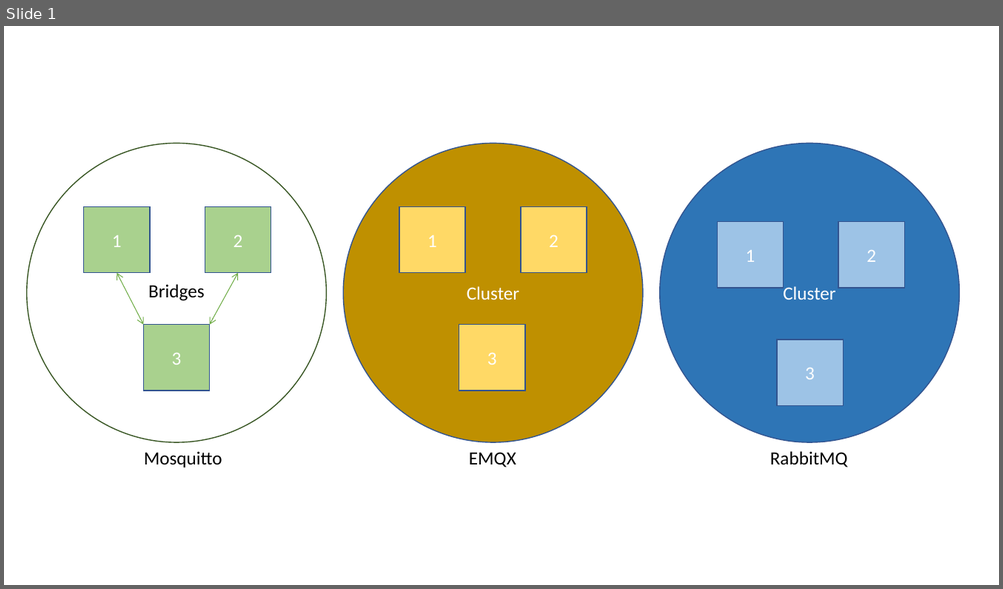
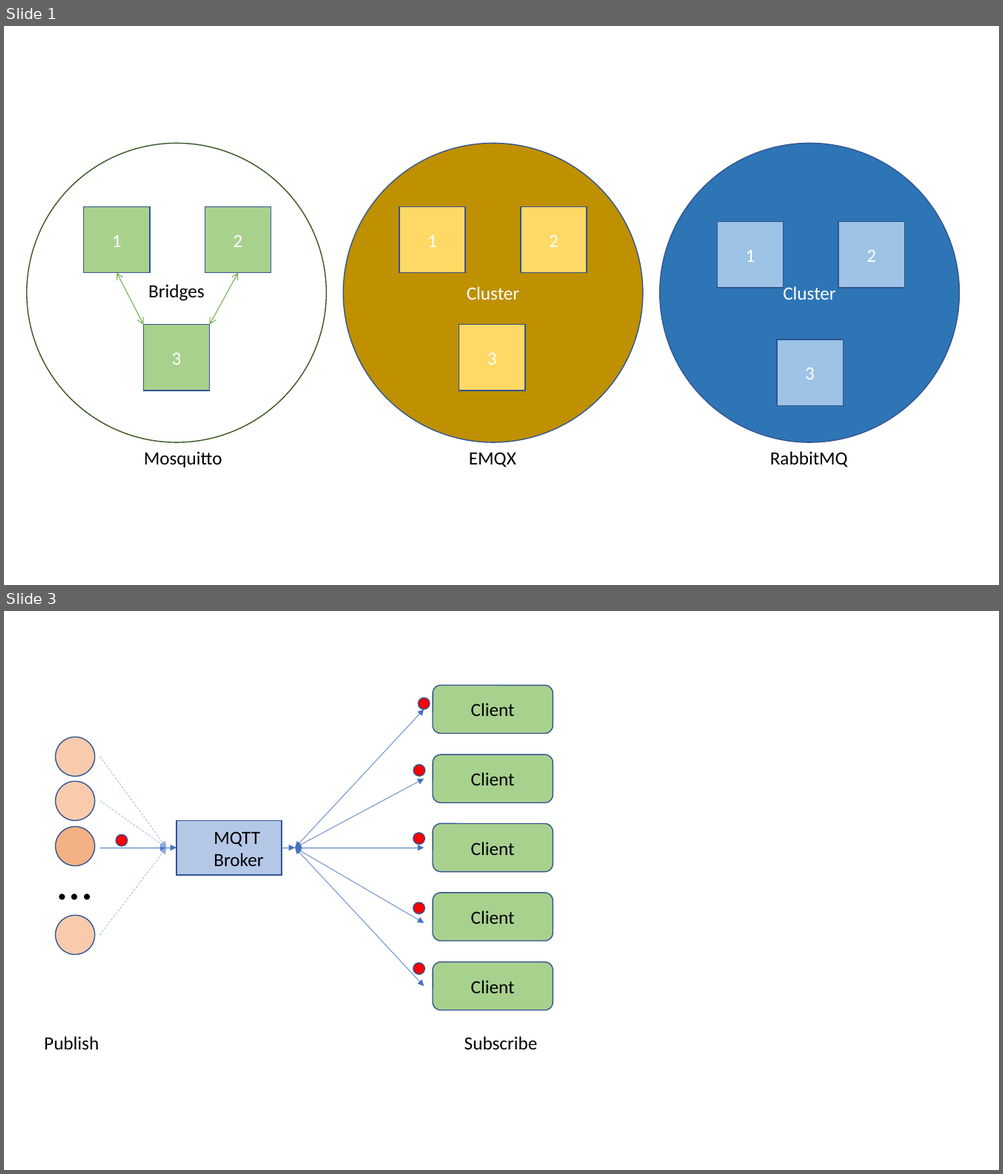
Before and after one commit to binnes/MQTT-brokers, a slide deck: docs/images/brokers.pptx. Shown one above the other, each under a label of ours: slide 1 before the commit, slides 1 and 3 after it; the slides between them are not shown. The pictures are 1003x589 and 1003x1174 pixels, drawn with LibreOffice and Linux fonts; fonts in the diff are those of the drawing. Boxes give left, top, right and bottom in pixels: in the first picture for what was removed or moved away, otherwise in the second. Text is boxed around its words. In the diff, an @@ line names an element or a change of style, - is before the commit and + after.

```diff
--- a/docs/images/brokers.pptx
+++ b/docs/images/brokers.pptx
@@ slide 3 added at bbox=[4, 611, 999, 1170], background #FFFFFF @@
@@ ellipse added at bbox=[418, 698, 430, 709], fill #FF0000, outline #325491 1 pt @@
@@ rounded rectangle added at bbox=[432, 686, 552, 734], fill #A9D18E, outline #325491 1 pt, 18 pt, text #000000 @@
+Client
@@ double arrow added from (295, 849) to (424, 709), #4472C4 0.5 pt @@
@@ ellipse added at bbox=[56, 737, 95, 777], fill #F8CBAD, outline #325491 1 pt @@
@@ arrow added from (100, 757) to (167, 849), #8FAADC 0.5 pt dashed @@
@@ ellipse added at bbox=[414, 765, 426, 777], fill #FF0000, outline #325491 1 pt @@
@@ rounded rectangle added at bbox=[432, 755, 552, 803], fill #A9D18E, outline #325491 1 pt, 18 pt, text #000000 @@
+Client
@@ ellipse added at bbox=[56, 781, 95, 820], fill #F8CBAD, outline #325491 1 pt @@
@@ double arrow added from (295, 849) to (424, 779), #4472C4 0.5 pt @@
@@ arrow added from (100, 801) to (167, 849), #8FAADC 0.5 pt dashed @@
@@ ellipse added at bbox=[56, 826, 95, 866], fill #F4B183, outline #325491 1 pt @@
@@ rectangle added at bbox=[176, 820, 282, 875], fill #B4C7E7, outline #325491 1 pt, 18 pt, text #000000 @@
+  MQTT Broker
@@ ellipse added at bbox=[413, 832, 425, 845], fill #FF0000, outline #325491 1 pt @@
@@ rounded rectangle added at bbox=[432, 823, 552, 872], fill #A9D18E, outline #325491 1 pt, 18 pt, text #000000 @@
+Client
@@ text added at bbox=[51, 847, 100, 914], 48 pt, text #000000 @@
+…
@@ arrow added from (100, 849) to (167, 849), #4472C4 0.5 pt @@
@@ arrow added from (100, 935) to (167, 849), #8FAADC 0.5 pt dashed @@
@@ ellipse added at bbox=[116, 834, 128, 847], fill #FF0000, outline #325491 1 pt @@
@@ arrow added from (167, 849) to (176, 849), #4472C4 0.5 pt @@
@@ arrow added from (282, 849) to (295, 849), #4472C4 0.5 pt @@
@@ double arrow added from (295, 849) to (424, 849), #4472C4 0.5 pt @@
@@ double arrow added from (295, 849) to (424, 923), #4472C4 0.5 pt @@
@@ double arrow added from (295, 849) to (424, 986), #4472C4 0.5 pt @@
@@ rounded rectangle added at bbox=[432, 893, 552, 942], fill #A9D18E, outline #325491 1 pt, 18 pt, text #000000 @@
+Client
@@ ellipse added at bbox=[56, 915, 95, 955], fill #F8CBAD, outline #325491 1 pt @@
@@ ellipse added at bbox=[413, 903, 425, 914], fill #FF0000, outline #325491 1 pt @@
@@ ellipse added at bbox=[413, 963, 425, 975], fill #FF0000, outline #325491 1 pt @@
@@ rounded rectangle added at bbox=[432, 963, 552, 1011], fill #A9D18E, outline #325491 1 pt, 18 pt, text #000000 @@
+Client
@@ text added at bbox=[44, 1037, 99, 1051], 18 pt, text #000000 @@
+Publish
@@ text added at bbox=[464, 1037, 538, 1051], 18 pt, text #000000 @@
+Subscribe
```
Also in this commit, not shown: 2 other slides added, 18 other files.
